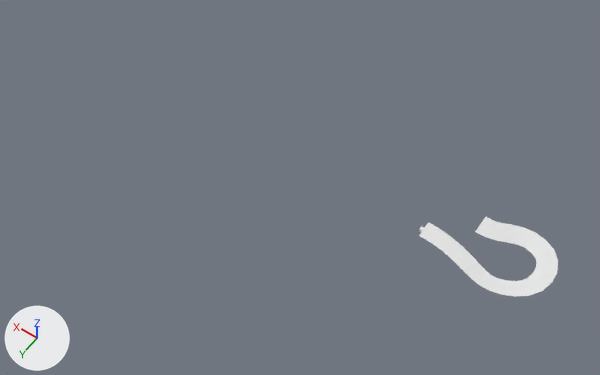
One commit to the Blender file assets/track/track.blend: the scene before it, then after it.
One viewpoint serves both versions: a 50 mm lens placed at (-60.0, 178.0, 263.0), pointed at (62.0, 8.0, -5.0). Arrows for +X, +Y and +Z are at lower left; the lights stay in place.

Script lines for the objects in view, before the commit:
```python
me_cube = bpy.data.meshes.new('Cube')
me_cube.from_pydata(...)  # 12 vertices, 6 faces; spans x -3.88..3.88, y -3.88..3.88, z 0.0
me_cube.polygons.foreach_set('use_smooth', [True] * 6)
me_cube.materials.append(mat_material)  # white #e7e7e7
ob_plane = bpy.data.objects.new('Plane', me_cube)
ob_plane.location = (0.0, 0.0, 0.0)
_m = ob_plane.modifiers.new('Array', 'ARRAY')
_m.fit_type = 'FIT_CURVE'
_m.curve = ob_beziercurve
_m.use_merge_vertices = True
_m = ob_plane.modifiers.new('Curve', 'CURVE')
_m.object = ob_beziercurve
```
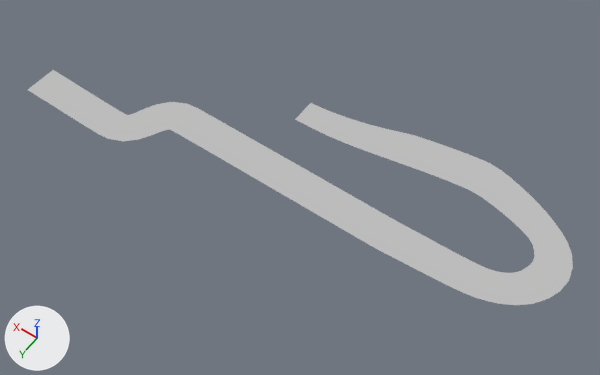
Commit message: Updated track model

Changed parts and their boxes (x1, y1, x2, y2) in the pictures (600 x 375 px):
'Plane', recoloured, reshaped (white to grey, 290% wider, 191% taller): before (419, 217, 558, 297); after (28, 70, 573, 305)

What changed in the scene script:
```text
Add mat_heightmap:
    mat_heightmap = bpy.data.materials.new('Heightmap')
    # nodes: Emission, OutputMaterial, SeparateXYZ, TexCoord, ValToRGB
    # colours: black #000000, white #ffffff
Change me_cube:
    where me_cube.from_pydata(...)  # 12 vertices, 6 faces; spans x -3.88..3.88, y -3.88..3.88, z 0.0
    remove me_cube.materials.append(mat_material)  # white #e7e7e7
    add me_cube.materials.append(mat_heightmap)
Change cu_beziercurve:
    remove _sp.bezier_points.foreach_set('co', [-12.29, -11.14, 4.869, -28.02, -15.76, 4.288, -37.91, -4.344, 5.216, -22.38, 7.904, 1.644, 8.613, 0.0, 0.0])
    remove _sp.bezier_points.foreach_set('handle_left', [-10.08, -11.15, 5.096, -22.26, -17.03, 3.983, -37.57, -11.61, 5.391, -28.81, 8.406, 2.819, -7.002, -0.302, -0.122])
    remove _sp.bezier_points.foreach_set('handle_right', [-14.93, -11.13, 4.597, -33.36, -14.58, 4.571, -38.37, 5.42, 4.981, -16.17, 7.42, 0.509, 9.613, 0.0193, 0.00781])
    remove for _p, _l, _r in zip(_sp.bezier_points, ['ALIGNED', 'ALIGNED', 'ALIGNED', 'ALIGNED', 'ALIGNED'], ['ALIGNED', 'ALIGNED', 'ALIGNED', 'ALIGNED', 'ALIGNED']): _p.handle_left_type = _l; _p.handle_right_type = _r
    remove _sp.bezier_points.foreach_set('tilt', [0.209, 0.209, 0.209, 0.209, 0.0])
    _sp: cu_beziercurve.splines.new('BEZIER'); _sp.bezier_points.add(4) -> cu_beziercurve.splines.new('BEZIER'); _sp.bezier_points.add(9)
    add _sp.bezier_points.foreach_set('co', [73.64, -15.79, 10.31, 33.94, -23.32, 9.184, 0.435, -29.63, 7.306, -29.83, -21.08, 5.201, -38.6, -4.344, 4.061, -22.38, 9.267, 1.644, 18.73, 10.63, 0.0, 119.9, 11.34, 2.662, 144.0, 29.94, 0.303, 190.0, 29.59, 1.428])
    add _sp.bezier_points.foreach_set('handle_left', [79.48, -15.68, 10.31, 39.61, -21.91, 9.19, 6.101, -29.73, 7.652, -22.75, -25.21, 5.861, -40.14, -10.9, 4.323, -33.03, 6.95, 2.96, 3.11, 10.33, 0.644, 107.7, 11.32, 2.71, 130.4, 29.92, 0.355, 182.8, 29.57, 1.481])
    add _sp.bezier_points.foreach_set('handle_right', [56.24, -16.12, 10.3, 27.38, -24.95, 9.177, -6.32, -29.5, 6.892, -36.48, -17.2, 4.58, -37.11, 2.002, 3.807, -16.09, 10.64, 0.866, 19.72, 10.65, -0.0412, 133.5, 11.37, 2.61, 156.2, 29.97, 0.255, 202.1, 29.63, 1.338])
    add for _p, _l, _r in zip(_sp.bezier_points, ['ALIGNED', 'ALIGNED', 'ALIGNED', 'ALIGNED', 'ALIGNED', 'ALIGNED', 'ALIGNED', 'ALIGNED', 'ALIGNED', 'ALIGNED'], ['ALIGNED', 'ALIGNED', 'ALIGNED', 'ALIGNED', 'ALIGNED', 'ALIGNED', 'ALIGNED', 'ALIGNED', 'ALIGNED', 'ALIGNED']): _p.handle_left_type = _l; _p.handle_right_type = _r
    add _sp.bezier_points.foreach_set('radius', [1.5, 2.0, 2.0, 1.5, 2.0, 2.0, 2.0, 2.0, 2.0, 2.0])
    add _sp.bezier_points.foreach_set('tilt', [0.0, 0.06, 0.12, 0.209, 0.194, 0.159, 0.0, -0.0698, 0.0524, 0.0])
```
